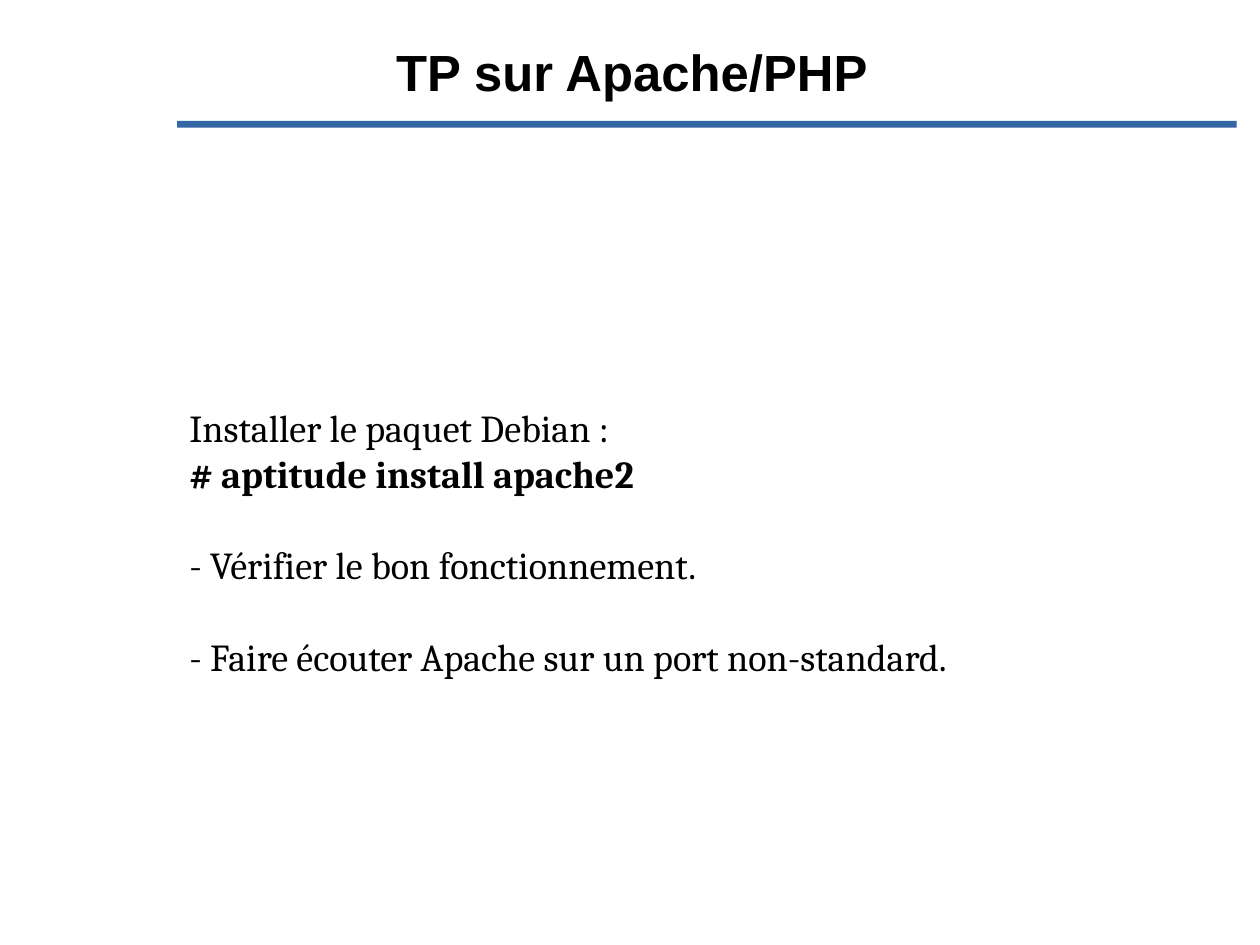
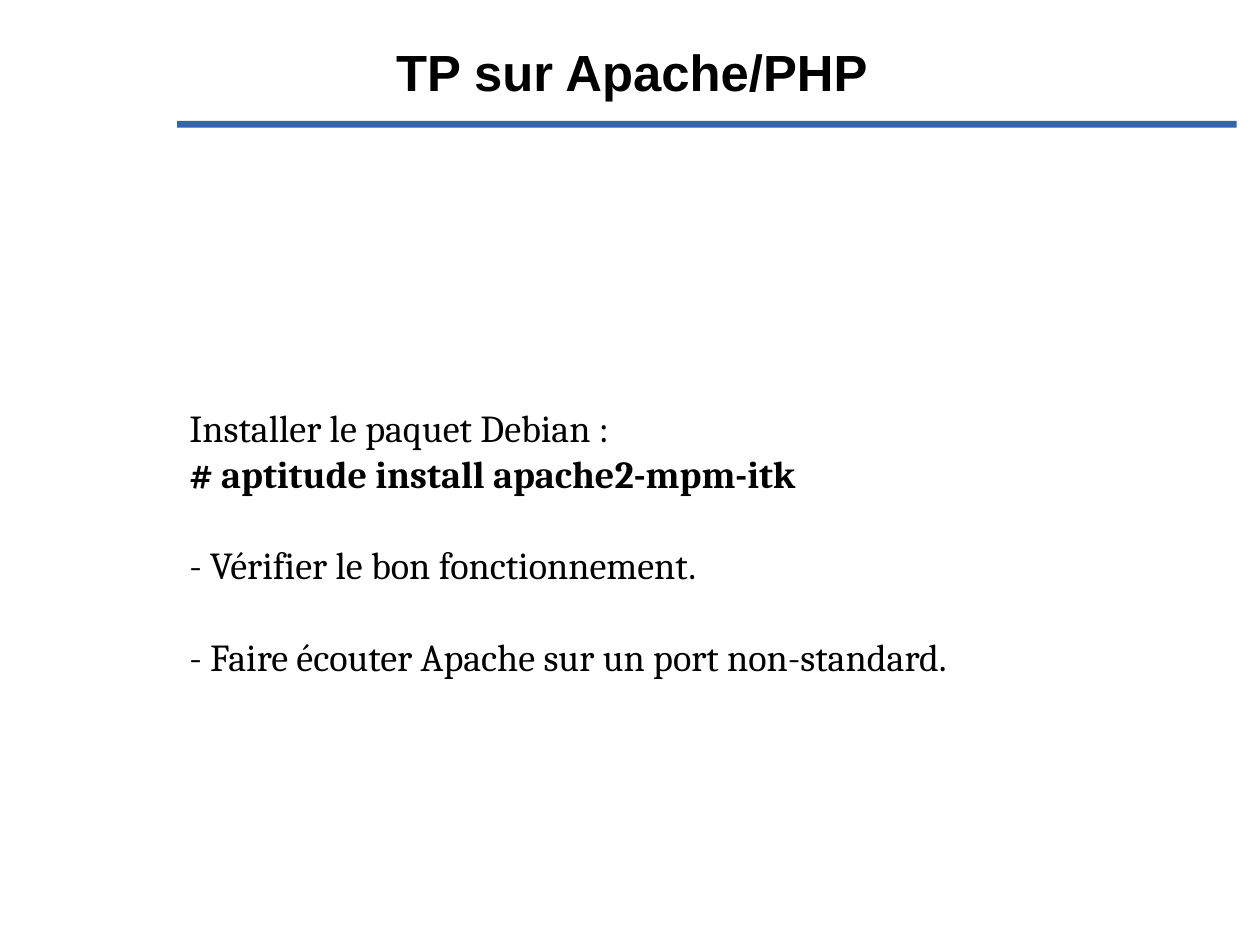
Before and after one commit to Evolix/evoformations, a slide deck: slide 8 of slides/apache22.odp. Drawn at 1260x945 pixels with LibreOffice and Linux fonts; fonts in the diff are those of the drawing; background and template pictures are left out. Boxes give left, top, right and bottom in pixels: in the first picture for what was removed or moved away, otherwise in the second. Text is boxed around its words. In the diff, an @@ line names an element or a change of style, - is before the commit and + after.

```diff
--- a/slides/apache22.odp
+++ b/slides/apache22.odp
@@ subtitle at (221, 461, 795, 496): text changed @@
-# aptitude install apache2
+# aptitude install apache2-mpm-itk
```
Also in this commit, not shown: 2 other files.
